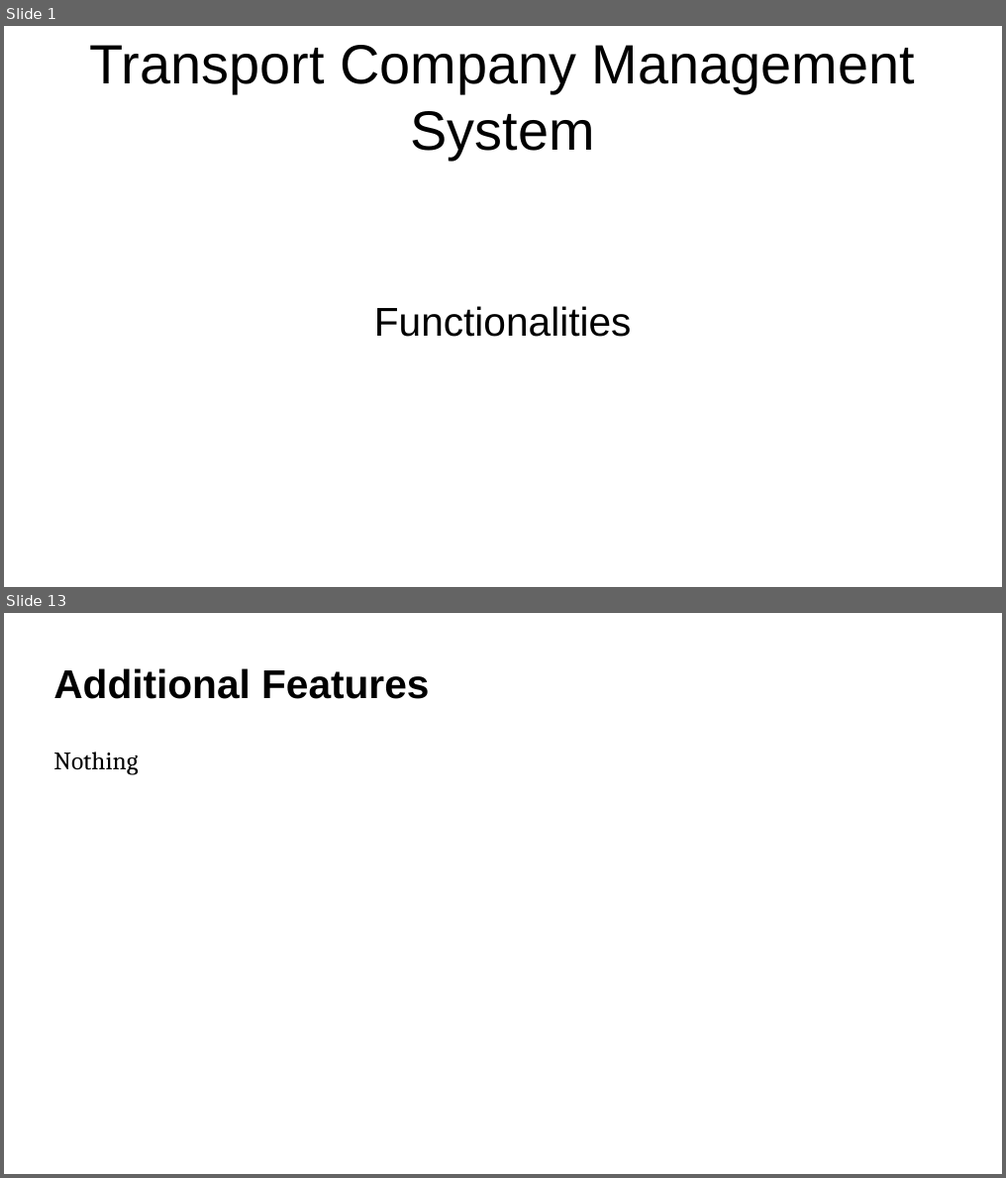
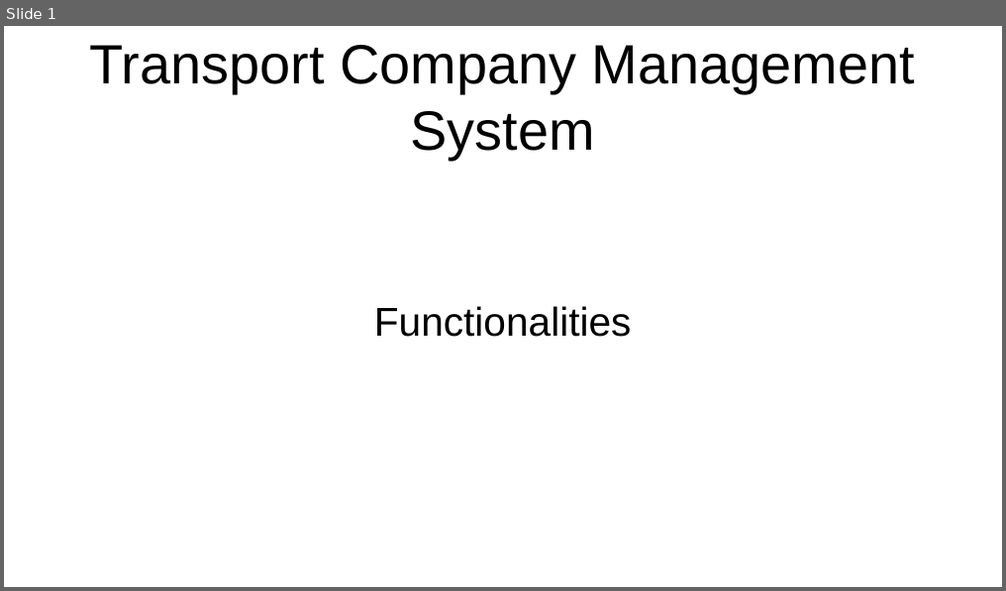
Before and after one commit to AlexandruCristianGeorgeSerban/Project-II-Transport-Company, a slide deck: Software Development/Functionalities.pptx. Shown one above the other, each under a label of ours: slides 1 and 13 before the commit, slide 1 after it; the slides between them are not shown. The pictures are 1006x1178 and 1006x591 pixels, drawn with LibreOffice and Linux fonts; fonts in the diff are those of the drawing. Boxes give left, top, right and bottom in pixels: in the first picture for what was removed or moved away, otherwise in the second. Text is boxed around its words. In the diff, an @@ line names an element or a change of style, - is before the commit and + after.

```diff
--- a/Software Development/Functionalities.pptx
+++ b/Software Development/Functionalities.pptx
@@ slide 13 removed at (4,613,1002,1174), background #FFFFFF @@
@@ title removed at (54,668,429,699) @@
-Additional Features
@@ text removed at (54,752,138,774) @@
-Nothing
```
Also in this commit, not shown: 11 slides changed, 2 slides added.
